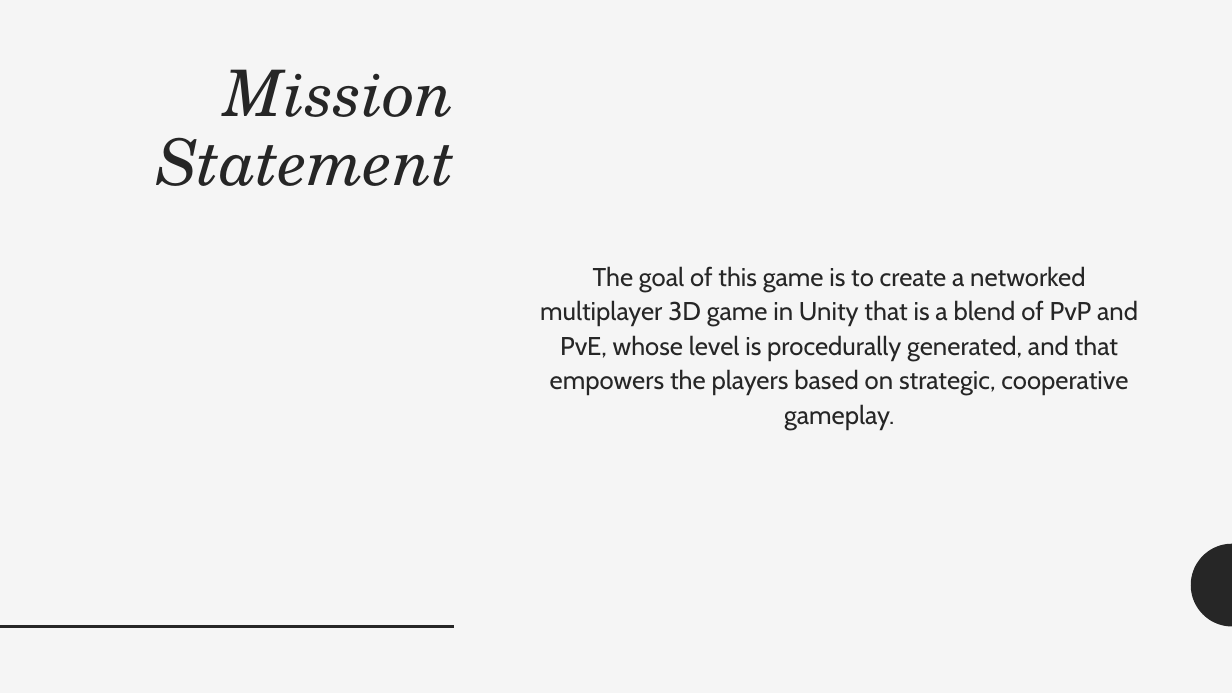
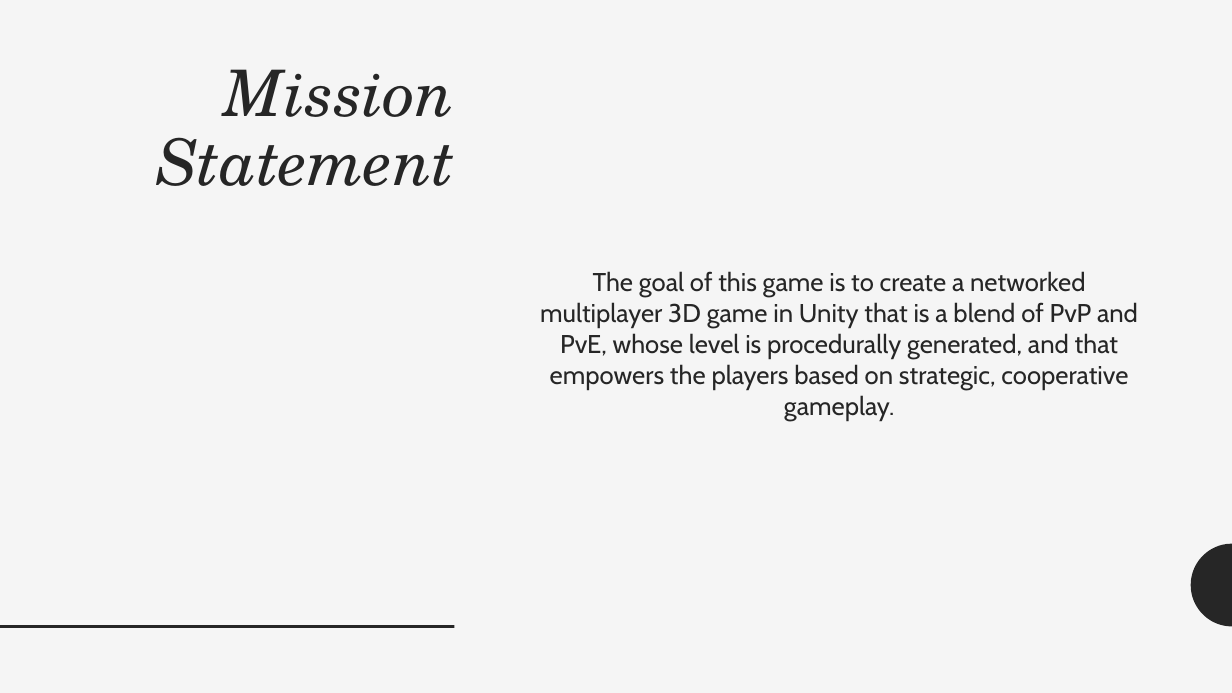
Before and after one commit to Nesdood007/GiantRobots, a slide deck: slide 3 of Presentation-1-September15.pptx. Drawn at 1232x693 pixels with LibreOffice and Linux fonts; fonts in the diff are those of the drawing. Boxes give left, top, right and bottom in pixels: in the first picture for what was removed or moved away, otherwise in the second. Text is boxed around its words. In the diff, an @@ line names an element or a change of style, - is before the commit and + after.

```diff
--- a/Presentation-1-September15.pptx
+++ b/Presentation-1-September15.pptx
@@ text "The goal of this game ..." at bbox=[540, 271, 1138, 420]: line spacing 1.12 to 1; less space between paragraphs @@
```
Also in this commit, not shown: 5 other slides changed, 3 slides added, 1 other file.
